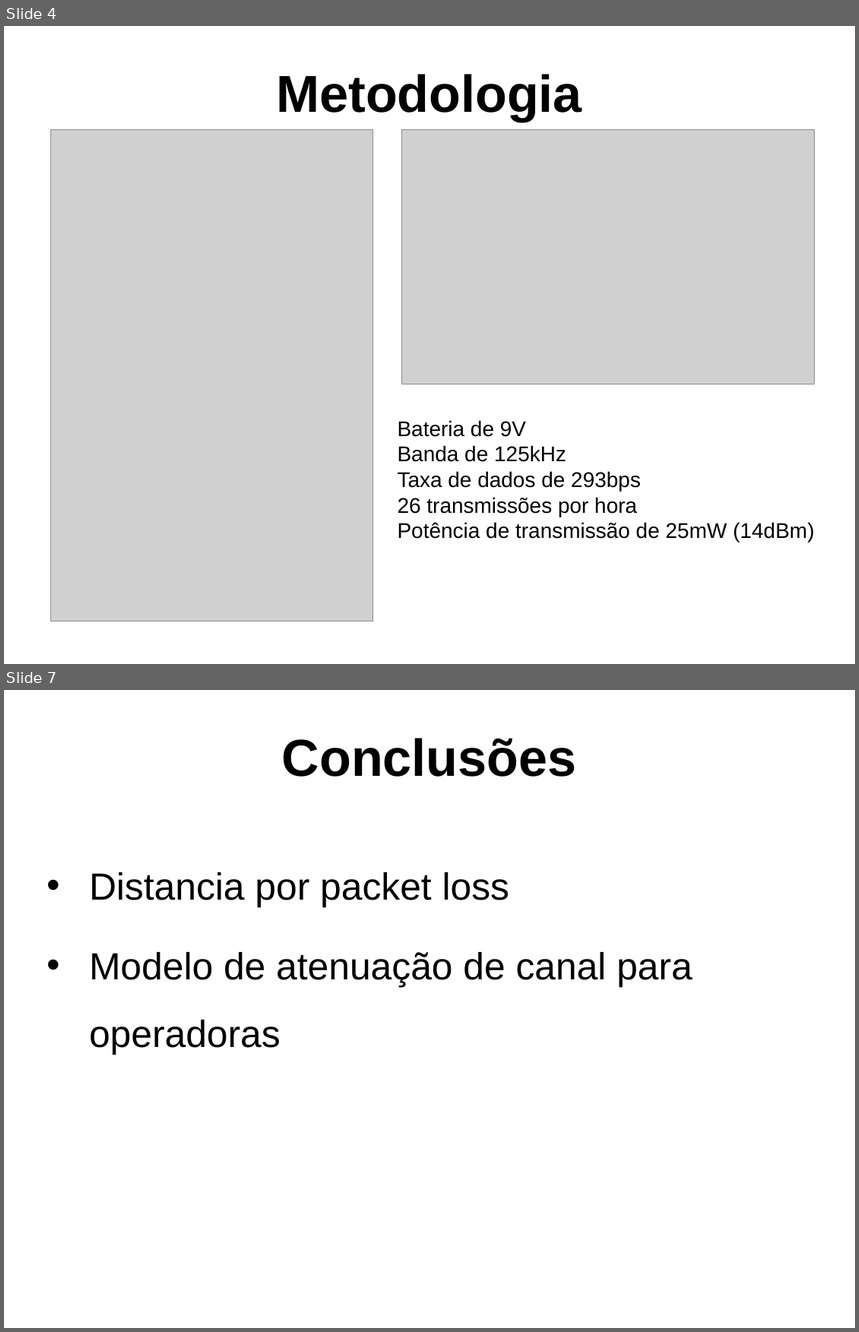
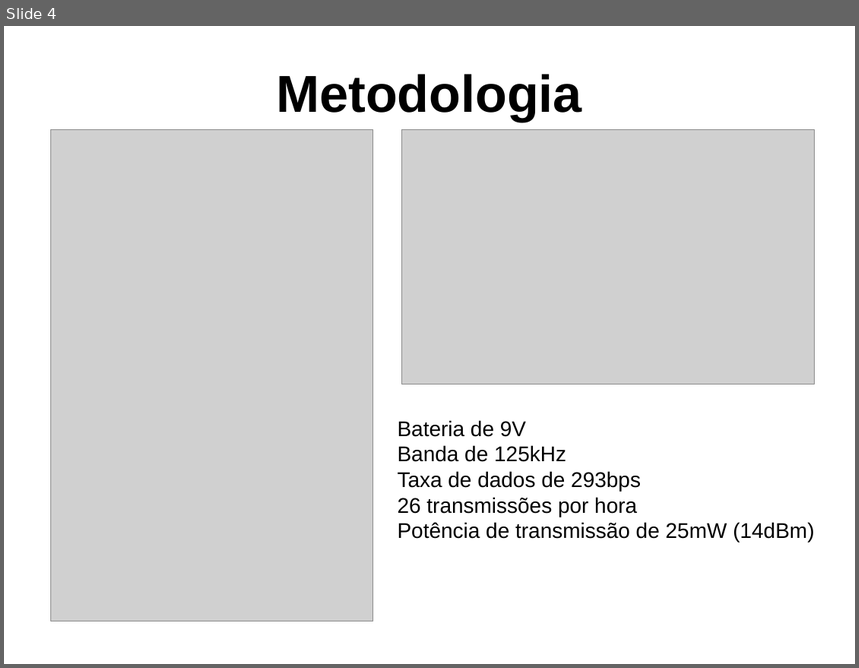
Before and after one commit to DaviWT/Com_Dig, a slide deck: Artigo/Apresentação.pptx. Shown one above the other, each under a label of ours: slides 4 and 7 before the commit, slide 4 after it; the slides between them are not shown. The pictures are 859x1332 and 859x668 pixels, drawn with LibreOffice and Linux fonts; fonts in the diff are those of the drawing; grey boxes stand for pictures; background and template pictures are left out. Boxes give left, top, right and bottom in pixels: in the first picture for what was removed or moved away, otherwise in the second. Text is boxed around its words. In the diff, an @@ line names an element or a change of style, - is before the commit and + after.

Commit message:
Artigo | Apresentação finalizada; Conclusões juntas com os resultados.

```diff
--- a/Artigo/Apresentação.pptx
+++ b/Artigo/Apresentação.pptx
@@ slide 7 removed at bbox=[4, 690, 855, 1328], background picture (left out) @@
@@ text removed at bbox=[282, 738, 577, 777] @@
-Conclusões
@@ text removed at bbox=[89, 872, 693, 1056] @@
-• Distancia por packet loss
-• Modelo de atenuação de canal para operadoras
```
Also in this commit, not shown: 2 slides changed, 2 slides added.
